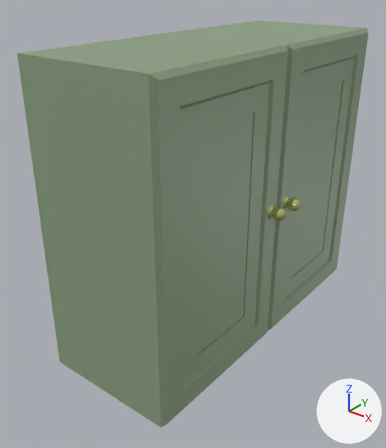
Renders of the FBX model Assets/Meshes/Cabinet_Wall2_Double.fbx from each side of a commit.
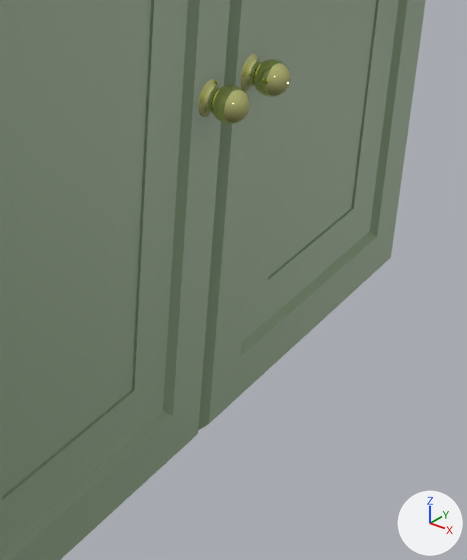
Each version is shown whole from a 50 mm lens placed at (0.714, -0.981, 0.494), pointed at (-0.011, -0.075, -0.068), then close up on the part from 51% to 94% of the width and 39% to 84% of the height. The lights are fixed; the arrows at lower right show +X, +Y and +Z.

Objects in the first close-up: 'Door_Left.004', 'Door_Left.005'.
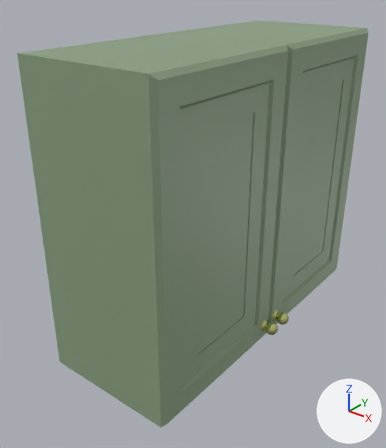
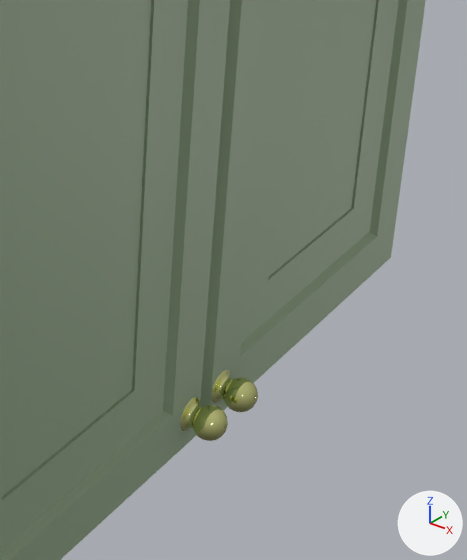
What differs and where, as boxes [x1, y1, x2, y2] in the close-ups (467 x 560 px; the box of a moved part takes in the faces that stretch with it):
'Door_Left.004', reshaped: before [0, 0, 250, 560]; after [0, 0, 230, 560]
'Door_Left.005', reshaped, turned, rescaled: before [198, 0, 426, 430]; after [200, 0, 426, 412]
part 1 of me_cube_086, added: after [201, 405, 228, 433]
part 2 of me_cube_086, moved or reshaped: before [198, 54, 261, 117]; after [190, 397, 201, 428]
part 3 of me_cube_086, moved or reshaped: before [211, 59, 291, 124]; after [192, 406, 225, 441]
part 4 of me_cube_086, added: after [180, 400, 199, 431]
part 5 of me_cube_086, built on: before [177, 52, 293, 437]; after [177, 77, 224, 437]

The change, as a diff of the scene's bpy script:
```diff
--- a/Assets/Meshes/Cabinet_Wall2_Double.fbx.py
+++ b/Assets/Meshes/Cabinet_Wall2_Double.fbx.py
@@ me_cube_086 @@
 # used by ob_door_left_005; location = (0.1464, 0.4, 0.0013); rotation_euler = (0.0, 3.142, 0.0), in degrees (0, 180, 0); scale = (-1.0, -1.0, -1.0)
-me_cube_086.from_pydata(...)  # 612 vertices, 766 faces; spans x 0.0..0.065, y 0.0..0.4, z -0.35..0.35
+me_cube_086.from_pydata(...)  # 1276 vertices, 1586 faces; spans x 0.0..0.065, y 0.0..0.4, z -0.35..0.35
+# me_cube_086 part 1: a new loose piece, an icosphere of 320 faces spanning x 0.034..0.065, y 0.358..0.39, z -0.324..-0.293, in mat_metalli_001 (beige #e5e799)
+# me_cube_086 part 2: the loose piece of 418 vertices spanning x 0.028..0.039, y 0.351..0.383, z -0.014..0.018 is mirrored in y about its middle, then moved by (0.0, 0.007, -0.31)
+# me_cube_086 part 3: the loose piece of 162 vertices spanning x 0.034..0.065, y 0.351..0.382, z -0.014..0.017 is moved by (0.0, 0.006, -0.31)
+# me_cube_086 part 4: the loose piece of 418 vertices spanning x 0.028..0.039, y 0.351..0.383, z -0.014..0.018 is copied, and the copy is moved by (0.0, 0.006, -0.31); it spans x 0.028..0.039, y 0.357..0.389, z -0.325..-0.293
+# me_cube_086 part 5
+# 30 faces are deleted
+# 53 vertices are added at x 0.0..0.03, y 0.0..0.4, z -0.35..0.35
+# 10 new vertices lie (0.0, 0.0, -0.006) away from vertices in x 0.0..0.03, y 0.0..0.4, z 0.293..0.35
+# 10 new vertices lie (0.0, 0.0, 0.006) away from vertices in x 0.0..0.03, y 0.0..0.4, z -0.35..-0.293
+# 5 new vertices lie (0.0, 0.0, -0.004) away from vertices in x 0.021..0.024, y 0.112..0.288, z 0.238
+# 6 new vertices lie (0.0, 0.0, 0.004) away from vertices in x 0.021..0.024, y 0.112..0.288, z -0.238
+# 114 new faces join them, mat_minttu (green #8ca182)
 me_cube_086.materials.append(mat_minttu)
@@ me_cube_094 @@
+me_cube_094.from_pydata(...)  # 1276 vertices, 1586 faces; spans x 0.0..0.065, y -0.4..0.0, z -0.35..0.35
+# faces by material slot: [114, 1472]
+me_cube_094.materials.append(mat_minttu)  # green #8ca182
+me_cube_094.materials.append(mat_metalli_001)  # beige #e5e799
@@ ob_door_left_005 @@
-ob_door_left_005 = bpy.data.objects.new('Door_Left.005', me_cube_086)
+ob_door_left_005 = bpy.data.objects.new('Door_Left.005', me_cube_094)
 ob_door_left_005.location = (0.1464, 0.4, 0.0013)
-ob_door_left_005.rotation_euler = (0.0, 3.142, 0.0)  # degrees (0, 180, 0)
-ob_door_left_005.scale = (-1.0, -1.0, -1.0)
```
